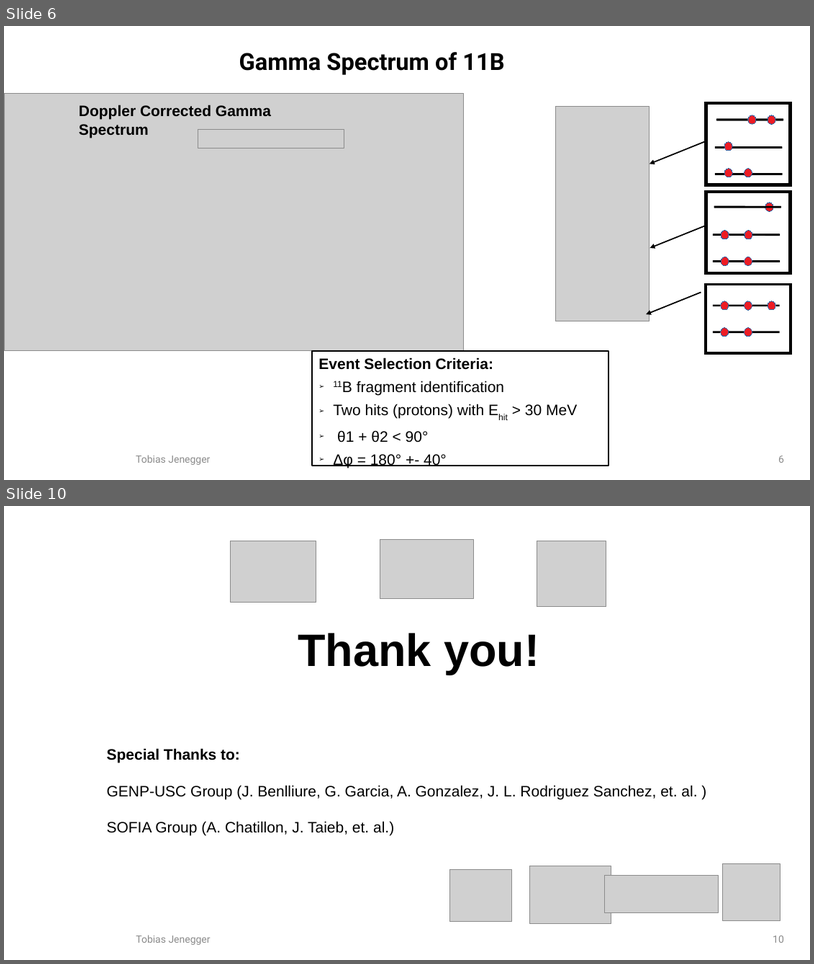
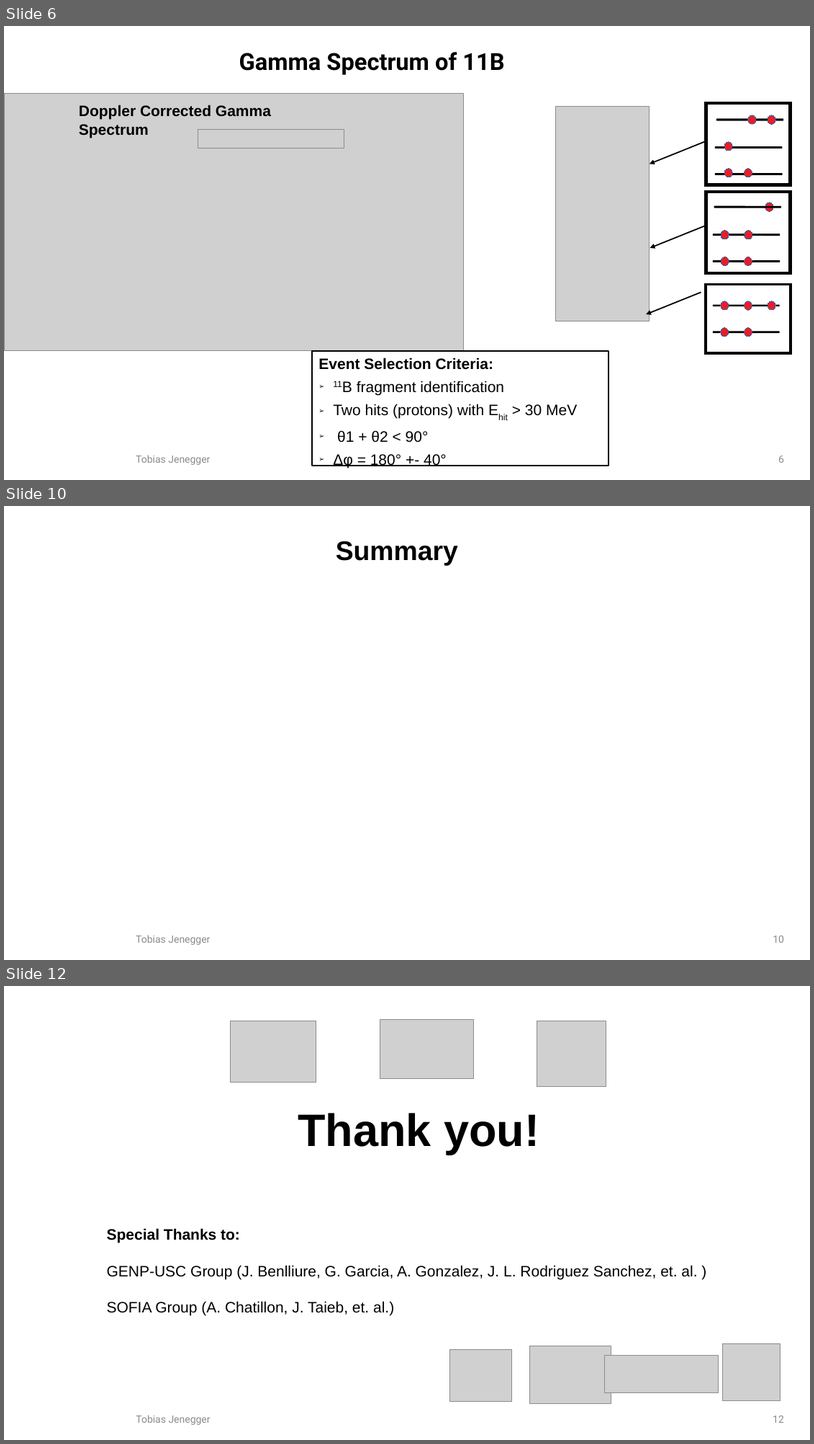
Before and after one commit to jenegger/r3bweek_2022, a slide deck: r3b_pres_2022.odp. Shown one above the other, each under a label of ours: slides 6 and 10 before the commit, slides 6, 10 and 12 after it; the slides between them are not shown. The pictures are 814x964 and 814x1444 pixels, drawn with LibreOffice and Linux fonts; fonts in the diff are those of the drawing; grey boxes stand for pictures; background and template pictures are left out. Boxes give left, top, right and bottom in pixels: in the first picture for what was removed or moved away, otherwise in the second. Text is boxed around its words. In the diff, an @@ line names an element or a change of style, - is before the commit and + after.

```diff
--- a/r3b_pres_2022.odp
+++ b/r3b_pres_2022.odp
@@ slide 10 added at (4,506,810,960), background #FFFFFF @@
@@ text added at (336,541,458,565), 32 pt, text #000000, bold @@
+Summary
@@ rectangle added at (106,819,150,862), fill #FFFFFF, outline #FFFFFF 0 pt @@
@@ text added at (136,934,210,944), 12 pt, text #8B8B8B @@
+Tobias Jenegger
@@ page number added at (773,935,784,942), 12 pt, text #8B8B8B @@
+10
@@ what was slide 10 is now slide 12 @@
@@ page number at (773,1415,784,1422): text changed @@
-10
+12
```
Also in this commit, not shown: 1 slide changed, 3 other slides added, 2 slides removed, 5 other files.
